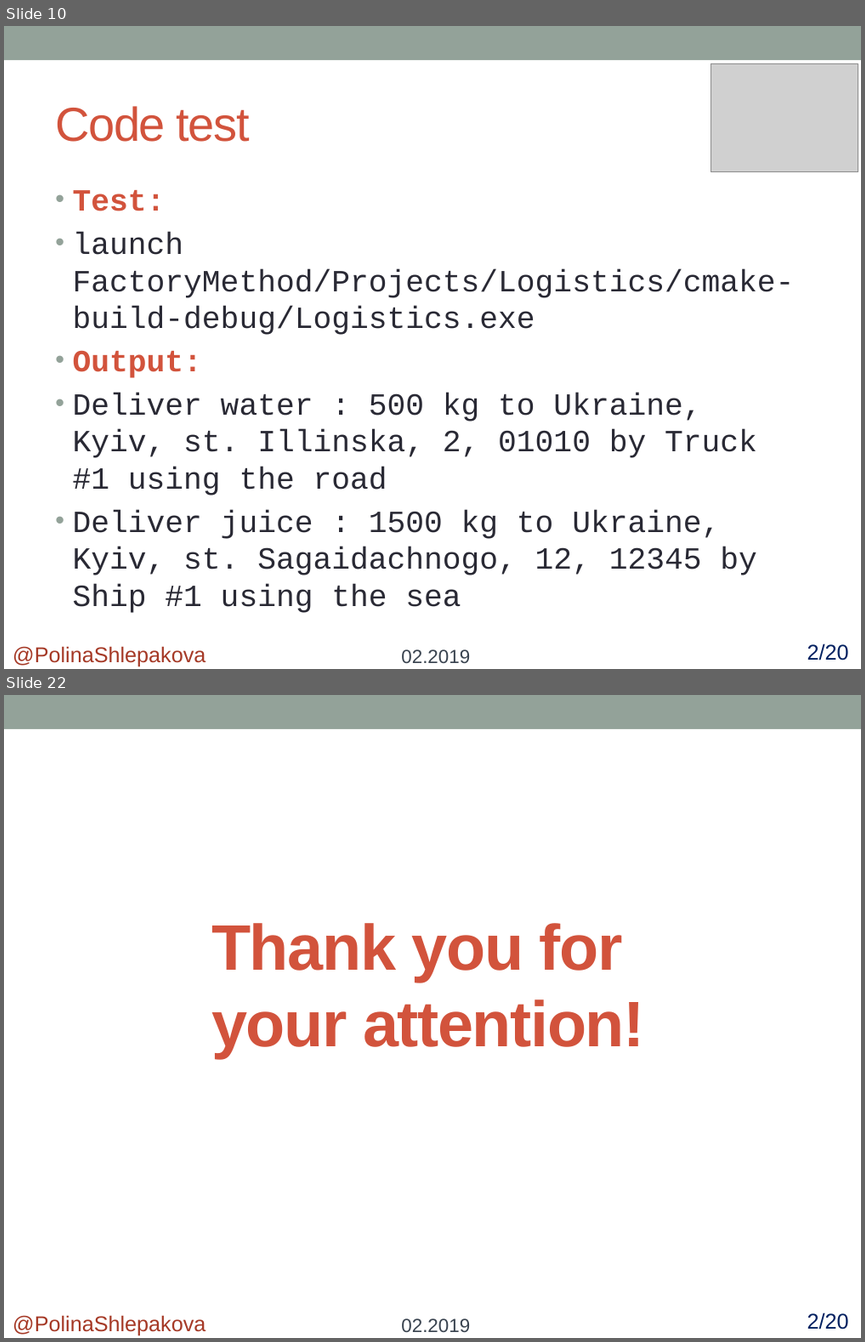
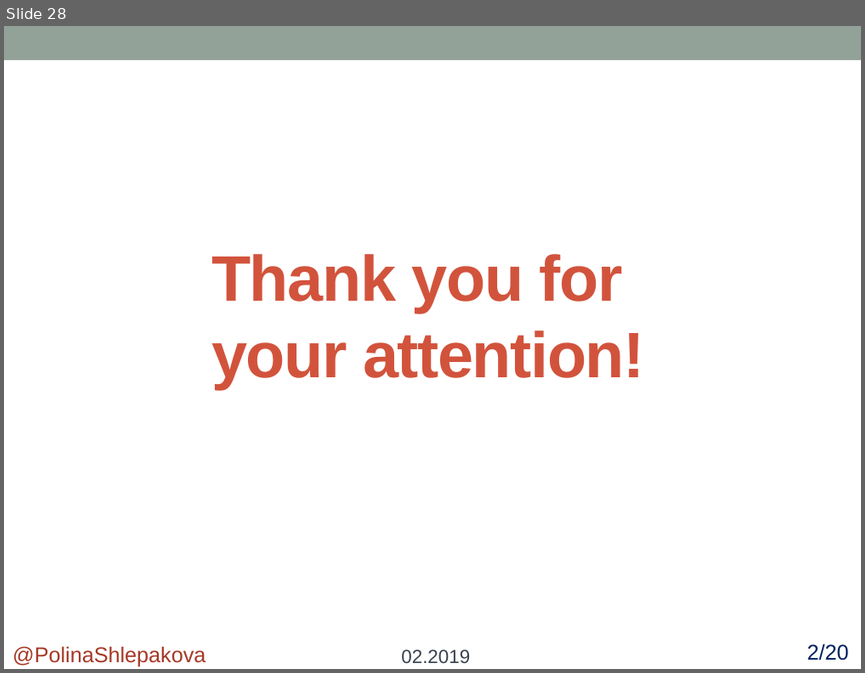
Before and after one commit to polykross/FactoryMethod-Facade, a slide deck: Facade/Presentation/Facade.pptx. Shown one above the other, each under a label of ours: slides 10 and 22 before the commit, slide 28 after it; the slides between them are not shown. The pictures are 865x1342 and 865x673 pixels, drawn with LibreOffice and Linux fonts; fonts in the diff are those of the drawing; grey boxes stand for pictures. Boxes give left, top, right and bottom in pixels: in the first picture for what was removed or moved away, otherwise in the second. Text is boxed around its words. In the diff, an @@ line names an element or a change of style, - is before the commit and + after.

```diff
--- a/Facade/Presentation/Facade.pptx
+++ b/Facade/Presentation/Facade.pptx
@@ slide 10 removed at box(4, 26, 861, 669), background #FFFFFF; not listed: 1 template element that a slide beside it also shows @@
@@ picture removed at box(711, 63, 858, 171) @@
@@ title removed at box(55, 106, 250, 142) @@
-Code test
@@ text removed at box(73, 190, 794, 612) @@
-• Test:
-• launch FactoryMethod/Projects/Logistics/cmake-build-debug/Logistics.exe
-• Output:
-• Deliver water : 500 kg to Ukraine, Kyiv, st. Illinska, 2, 01010 by Truck #1 using the road
-• Deliver juice : 1500 kg to Ukraine, Kyiv, st. Sagaidachnogo, 12, 12345 by Ship #1 using the sea
@@ text removed at box(12, 646, 205, 667) @@
-@PolinaShlepakova
@@ text removed at box(401, 649, 470, 663) @@
-02.2019
@@ text removed at box(807, 643, 849, 660) @@
-2/20
@@ what was slide 22 is now slide 28 @@
```
Also in this commit, not shown: 3 slides changed, 17 slides added, 10 other slides removed.
